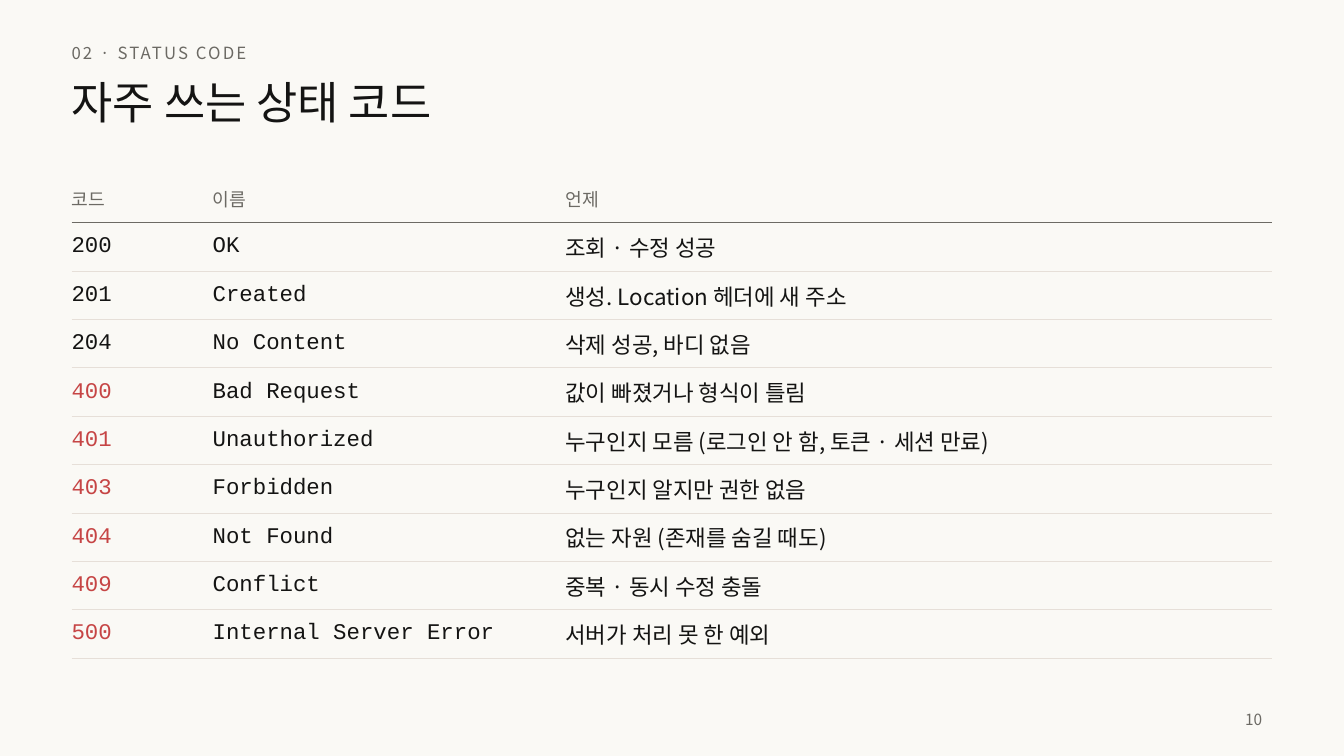
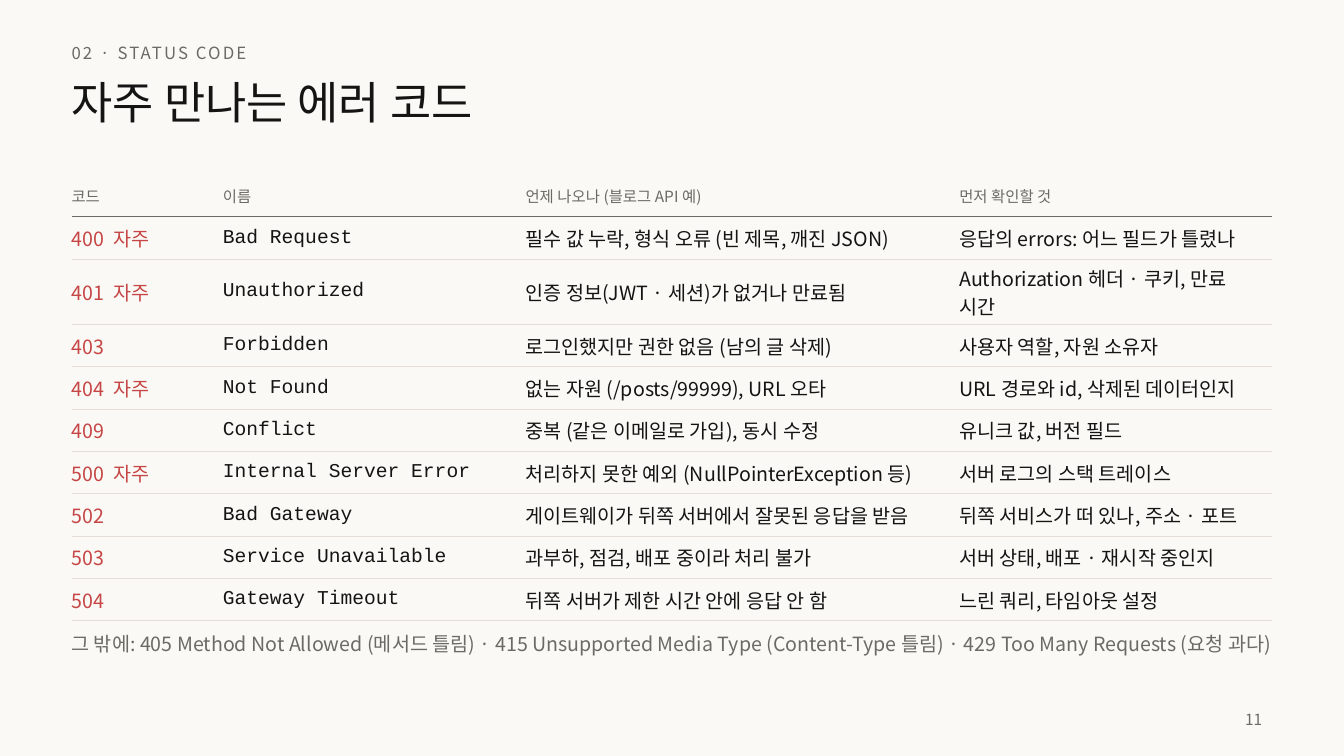
Before and after one commit to home-blog/docs-RESTful, a slide deck: slide 11 of 발표/RESTful-API-설계.pptx (slide 10 before the commit). Drawn at 1344x756 pixels with LibreOffice and Linux fonts; fonts in the diff are those of the drawing. Boxes give left, top, right and bottom in pixels: in the first picture for what was removed or moved away, otherwise in the second. Text is boxed around its words. In the diff, an @@ line names an element or a change of style, - is before the commit and + after.

```diff
--- a/발표/RESTful-API-설계.pptx
+++ b/발표/RESTful-API-설계.pptx
@@ title at (x1=72, y1=82, x2=472, y2=123): text changed @@
-자주 쓰는 상태 코드
+자주 만나는 에러 코드
@@ table at (x1=72, y1=174, x2=1271, y2=616) @@
-column 1: 코드 | 200 | 201 | 204 | 400 | 401 | 403 | 404 | 409 | 500
-column 2: 이름 | OK | Created | No Content | Bad Request | Unauthorized | Forbidden | Not Found | Conflict | Internal Server Error
-column 3: 언제 | 조회 · 수정 성공 | 생성. Location 헤더에 새 주소 | 삭제 성공, 바디 없음 | 값이 빠졌거나 형식이 틀림 | 누구인지 모름 (로그인 안 함, 토큰 · 세션 만료) | 누구인지 알지만 권한 없음 | 없는 자원 (존재를 숨길 때도) | 중복 · 동시 수정 충돌 | 서버가 처리 못 한 예외
+column 1: 코드 | 400 자주 | 401 자주 | 403 | 404 자주 | 409 | 500 자주 | 502 | 503 | 504
+column 2: 이름 | Bad Request | Unauthorized | Forbidden | Not Found | Conflict | Internal Server Error | Bad Gateway | Service Unavailable | Gateway Timeout
+column 3: 언제 나오나 (블로그 API 예) | 필수 값 누락, 형식 오류 (빈 제목, 깨진 JSON) | 인증 정보(JWT · 세션)가 없거나 만료됨 | 로그인했지만 권한 없음 (남의 글 삭제) | 없는 자원 (/posts/99999), URL 오타 | 중복 (같은 이메일로 가입), 동시 수정 | 처리하지 못한 예외 (NullPointerException 등) | 게이트웨이가 뒤쪽 서버에서 잘못된 응답을 받음 | 과부하, 점검, 배포 중이라 처리 불가 | 뒤쪽 서버가 제한 시간 안에 응답 안 함
+column 4: 먼저 확인할 것 | 응답의 errors: 어느 필드가 틀렸나 | Authorization 헤더 · 쿠키, 만료 시간 | 사용자 역할, 자원 소유자 | URL 경로와 id, 삭제된 데이터인지 | 유니크 값, 버전 필드 | 서버 로그의 스택 트레이스 | 뒤쪽 서비스가 떠 있나, 주소 · 포트 | 서버 상태, 배포 · 재시작 중인지 | 느린 쿼리, 타임아웃 설정
@@ text added at (x1=72, y1=634, x2=1271, y2=656), 14 pt, text #6C6A64 @@
+그 밖에: 405 Method Not Allowed (메서드 틀림) · 415 Unsupported Media Type (Content-Type 틀림) · 429 Too Many Requests (요청 과다)
@@ page number at (x1=1245, y1=713, x2=1262, y2=725): text changed @@
-10
+11
```
Also in this commit, not shown: 10 other slides changed, 23 slides added, 23 slides removed, 4 other files.
